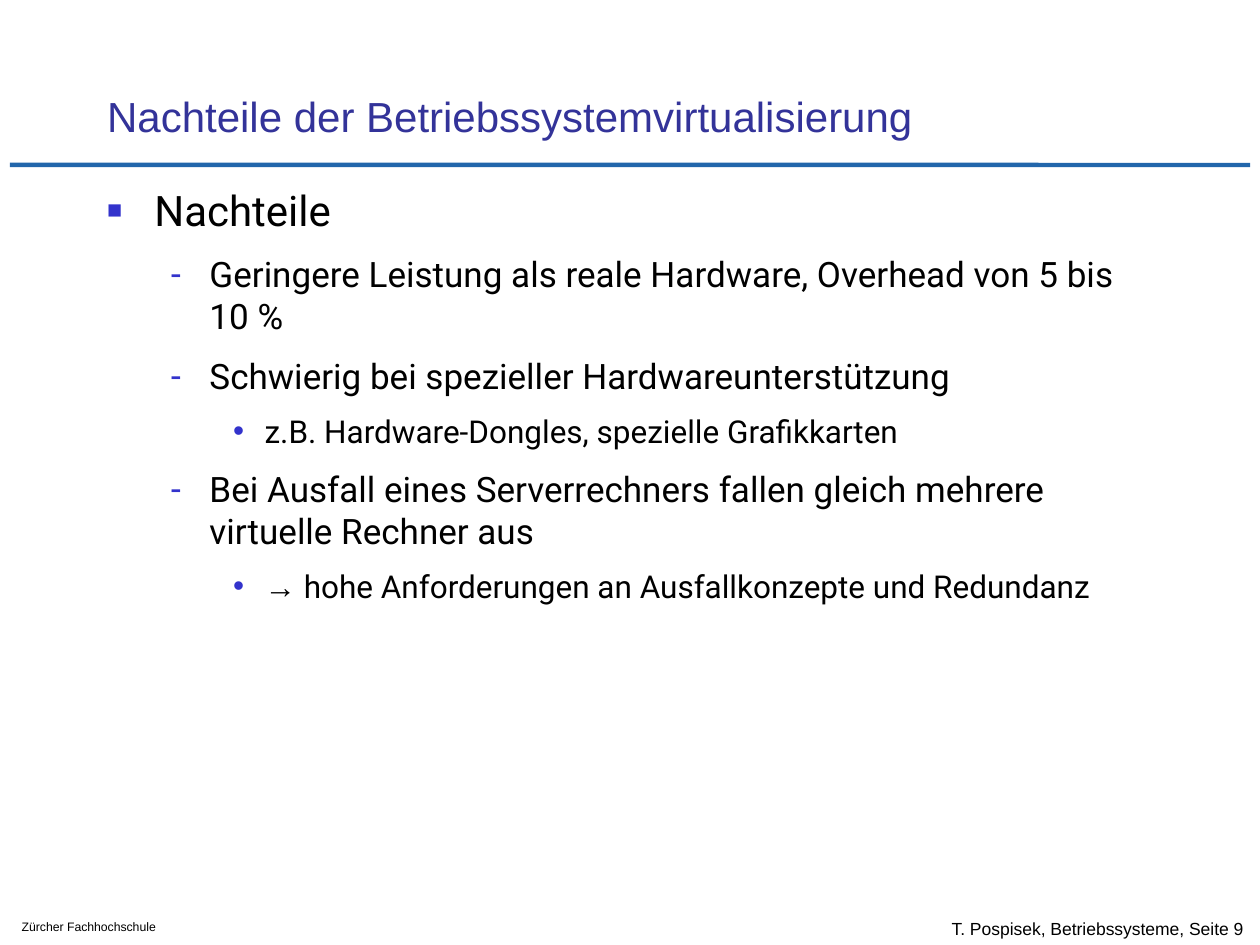
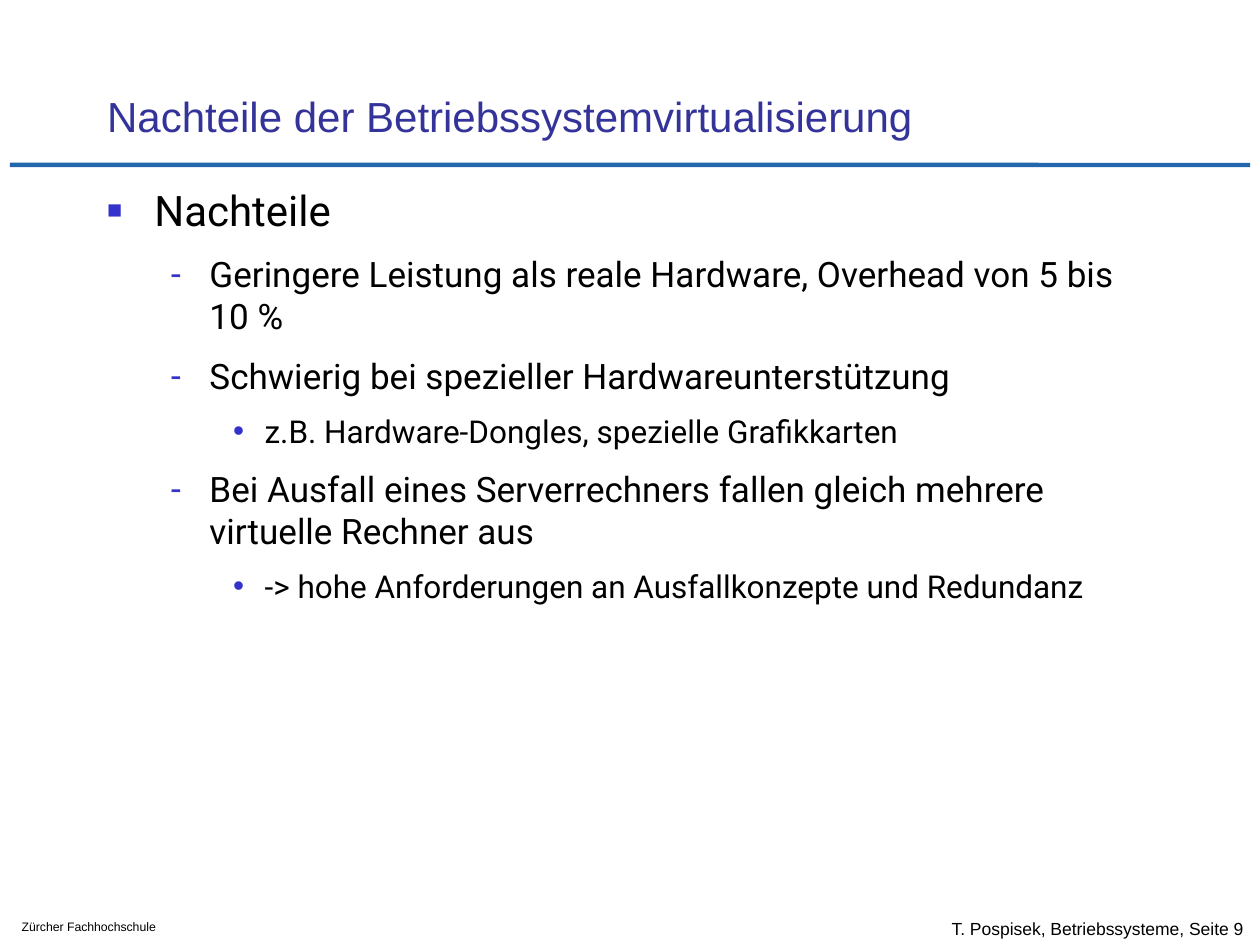
Before and after one commit to tpo/betriebssysteme, a slide deck: slide 9 of 13_Betriebssystemvirtualisierung.odp. Drawn at 1260x945 pixels with LibreOffice and Linux fonts; fonts in the diff are those of the drawing; background and template pictures are left out. Boxes give left, top, right and bottom in pixels: in the first picture for what was removed or moved away, otherwise in the second. Text is boxed around its words. In the diff, an @@ line names an element or a change of style, - is before the commit and + after.

```diff
--- a/13_Betriebssystemvirtualisierung.odp
+++ b/13_Betriebssystemvirtualisierung.odp
@@ text at [298, 574, 1083, 605]: text changed @@
-    • → hohe Anforderungen an Ausfallkonzepte und Redundanz
+    • -> hohe Anforderungen an Ausfallkonzepte und Redundanz
```
Also in this commit, not shown: 9 other slides changed, 3 other files.
